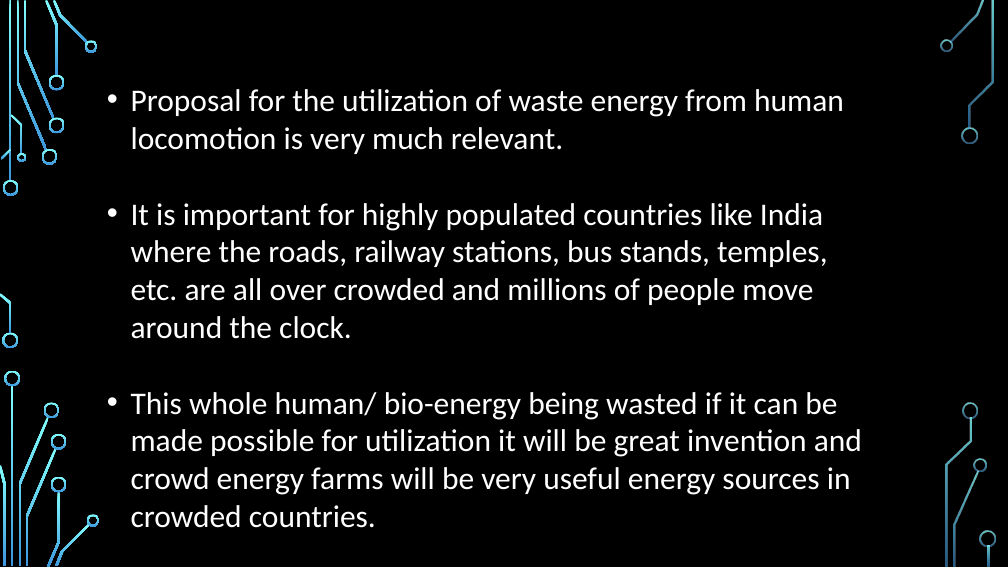
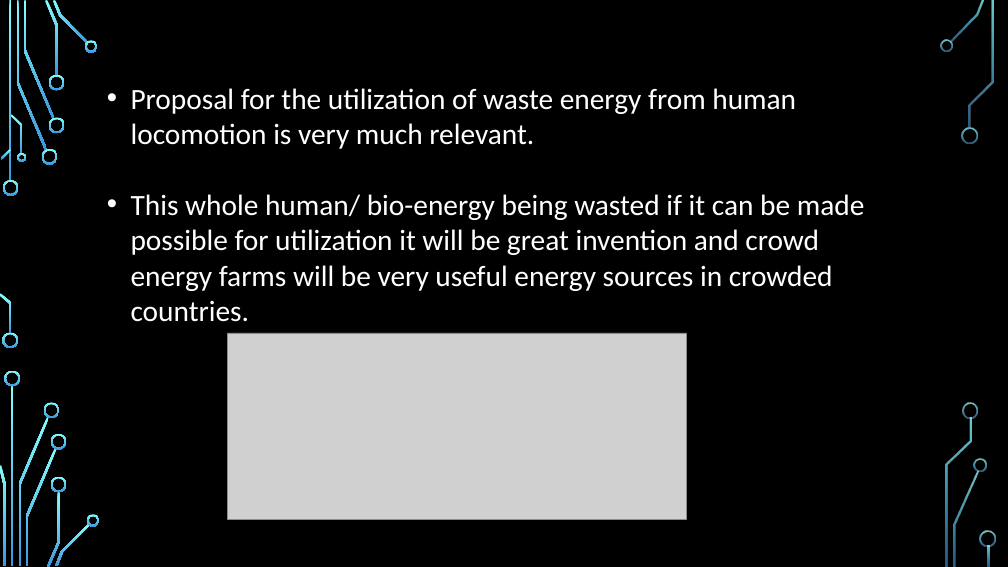
Before and after one commit to Abbashozefa/MINI-PROJECT-SEM1, a slide deck: slide 4 of mini project sem 1.pptx (slide 3 before the commit). Drawn at 1008x567 pixels with LibreOffice and Linux fonts; fonts in the diff are those of the drawing; grey boxes stand for pictures; background and template pictures are left out. Boxes give left, top, right and bottom in pixels: in the first picture for what was removed or moved away, otherwise in the second. Text is boxed around its words. In the diff, an @@ line names an element or a change of style, - is before the commit and + after.

```diff
--- a/mini project sem 1.pptx
+++ b/mini project sem 1.pptx
@@ text "Proposal for the utilization of ..." at [131,88,865,322]: size 30 to 28 pt @@
@@ text at [131,203,828,339]: paragraph removed @@
-• It is important for highly populated countries like India where the roads, railway stations, bus stands, temples, etc. are all over crowded and millions of people move around the clock.
@@ picture added at [228,333,686,520] @@
```
Also in this commit, not shown: 13 other slides changed, 6 slides added, 1 slide removed.
